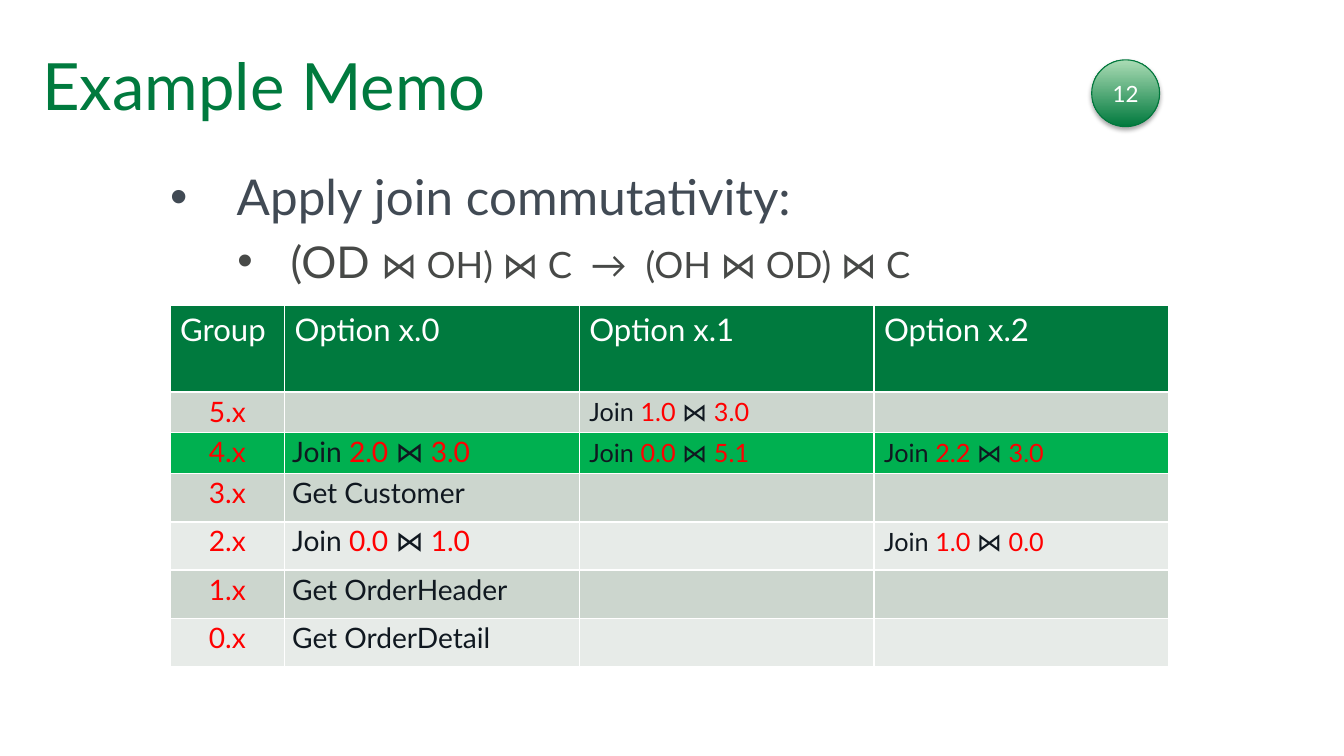
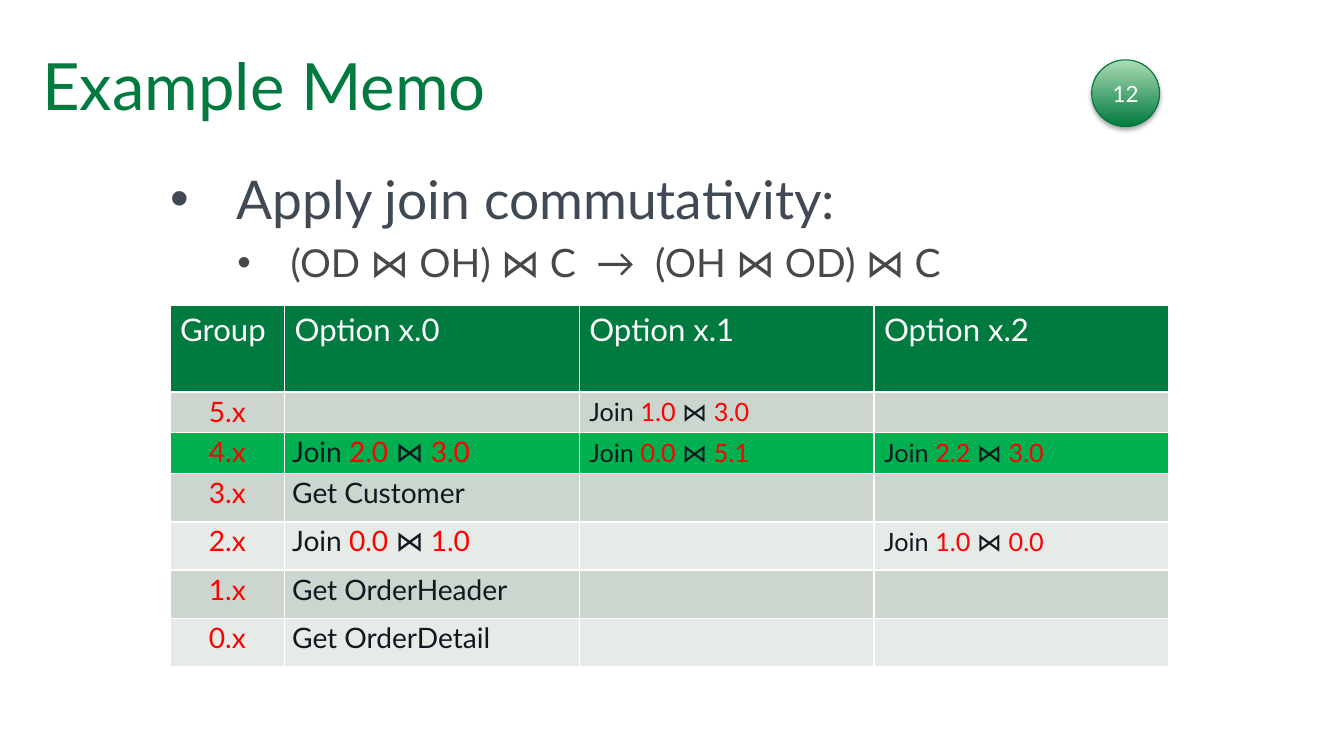
Before and after one commit to tf3604/OptimizerPresentation, a slide deck: slide 56 of Optimizer.pptx. Drawn at 1344x756 pixels with LibreOffice and Linux fonts; fonts in the diff are those of the drawing; background and template pictures are left out. Boxes give left, top, right and bottom in pixels: in the first picture for what was removed or moved away, otherwise in the second. Text is boxed around its words. In the diff, an @@ line names an element or a change of style, - is before the commit and + after.

```diff
--- a/Optimizer.pptx
+++ b/Optimizer.pptx
@@ text "Apply join commutativity:" at (237, 179, 941, 283): size 33.3 to 36 pt in "Apply join commutativity:"; size 29.6 to 26 pt in "(OD"; size 24.5 to 26.5 pt in "⋈ OH) ⋈ C → (OH ⋈ ..." @@
```
Also in this commit, not shown: 4 other slides changed.
